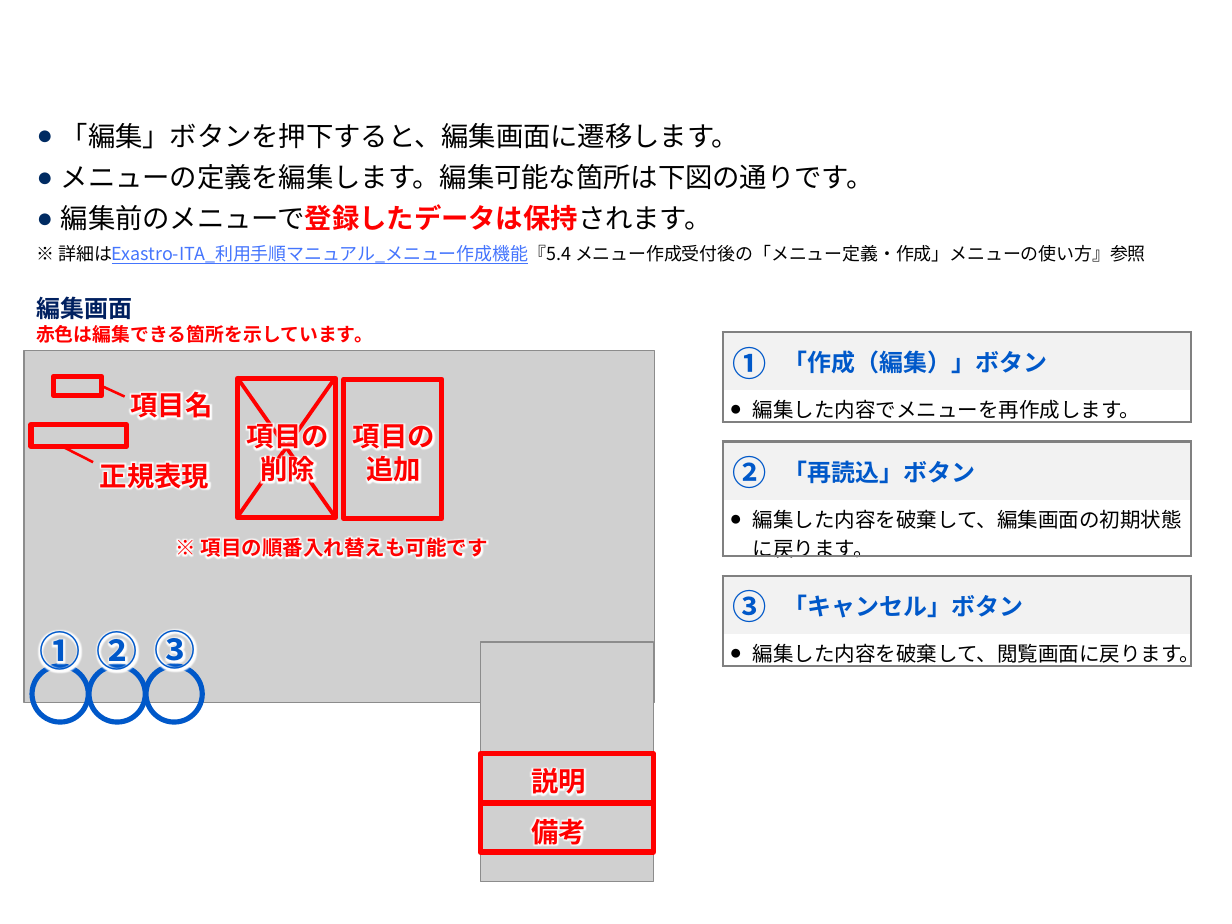
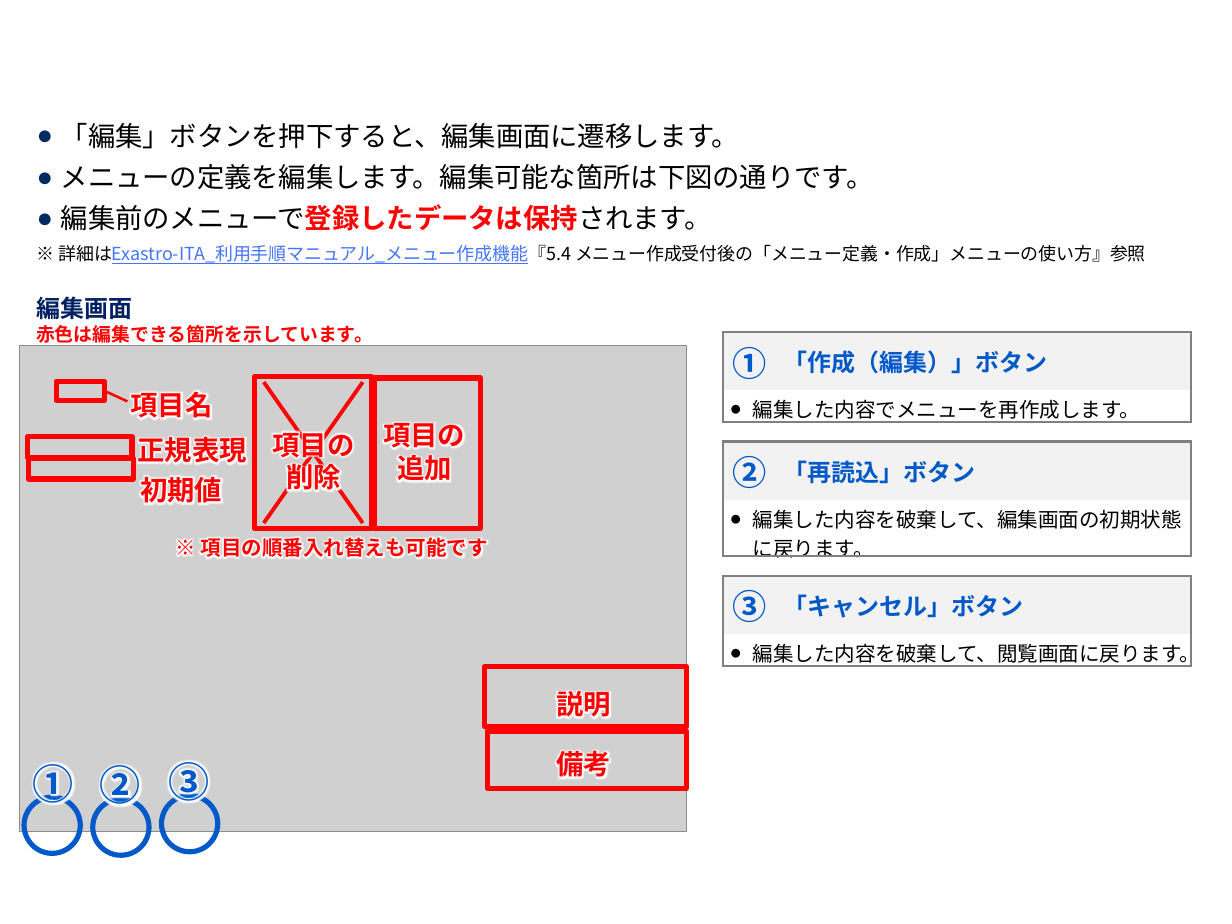
Before and after one commit to exastro-suite/it-automation-docs, a slide deck: slide 21 of asset/Learn_ja/ITA-hg-ps_classroom_lecture_ja.pptx. Drawn at 1232x924 pixels with LibreOffice and Linux fonts; fonts in the diff are those of the drawing; grey boxes stand for pictures; background and template pictures are left out. Boxes give left, top, right and bottom in pixels: in the first picture for what was removed or moved away, otherwise in the second. Text is boxed around its words. In the diff, an @@ line names an element or a change of style, - is before the commit and + after.

```diff
--- a/asset/Learn_ja/ITA-hg-ps_classroom_lecture_ja.pptx
+++ b/asset/Learn_ja/ITA-hg-ps_classroom_lecture_ja.pptx
@@ picture resized from (x1=25, y1=351, x2=655, y2=702) to (x1=20, y1=346, x2=686, y2=832) @@
@@ rectangle moved from (x1=53, y1=377, x2=101, y2=397) to (x1=57, y1=381, x2=105, y2=400) @@
@@ rectangle resized from (x1=238, y1=378, x2=336, y2=517) to (x1=255, y1=377, x2=372, y2=529) @@
@@ 2 lines, 1 text moved together from (x1=237, y1=377, x2=335, y2=517) to (x1=264, y1=382, x2=362, y2=524) @@
@@ rectangle resized from (x1=344, y1=379, x2=442, y2=519) to (x1=375, y1=378, x2=480, y2=529) @@
@@ line moved from (124, 397) - (102, 386) to (127, 402) - (105, 391) @@
@@ text "項目の" moved from (x1=353, y1=424, x2=435, y2=487) to (x1=383, y1=423, x2=465, y2=486) @@
@@ rectangle resized from (x1=31, y1=425, x2=126, y2=447) to (x1=27, y1=437, x2=132, y2=458) @@
@@ line removed from (94, 462) to (63, 446) @@
@@ text "正規表現" moved from (x1=100, y1=458, x2=209, y2=493) to (x1=138, y1=433, x2=247, y2=468) @@
@@ rectangle added at (x1=28, y1=458, x2=133, y2=479), outline #FF0000 3 pt @@
@@ text added at (x1=140, y1=473, x2=222, y2=508), 16 pt, text #FF0000, bold @@
+初期値
@@ picture removed at (x1=480, y1=642, x2=654, y2=882) @@
@@ rectangle resized from (x1=480, y1=754, x2=654, y2=803) to (x1=485, y1=667, x2=687, y2=727) @@
@@ text "説明" moved from (x1=531, y1=764, x2=586, y2=799) to (x1=556, y1=687, x2=611, y2=722) @@
@@ rectangle resized from (x1=480, y1=803, x2=654, y2=853) to (x1=487, y1=731, x2=686, y2=788) @@
@@ text "備考" moved from (x1=531, y1=814, x2=586, y2=849) to (x1=556, y1=747, x2=611, y2=782) @@
@@ text "①" moved from (x1=39, y1=631, x2=80, y2=677) to (x1=33, y1=763, x2=74, y2=809) @@
@@ text "②" moved from (x1=97, y1=631, x2=138, y2=677) to (x1=100, y1=765, x2=141, y2=811) @@
@@ text "③" moved from (x1=155, y1=630, x2=196, y2=676) to (x1=168, y1=761, x2=209, y2=808) @@
@@ ellipse moved from (x1=32, y1=665, x2=89, y2=722) to (x1=25, y1=797, x2=81, y2=854) @@
@@ ellipse moved from (x1=89, y1=665, x2=145, y2=722) to (x1=92, y1=800, x2=149, y2=856) @@
@@ ellipse moved from (x1=147, y1=665, x2=203, y2=722) to (x1=161, y1=796, x2=218, y2=853) @@
```
Also in this commit, not shown: 15 other slides changed, 2 slides added, 1 slide removed, 1 other file.
